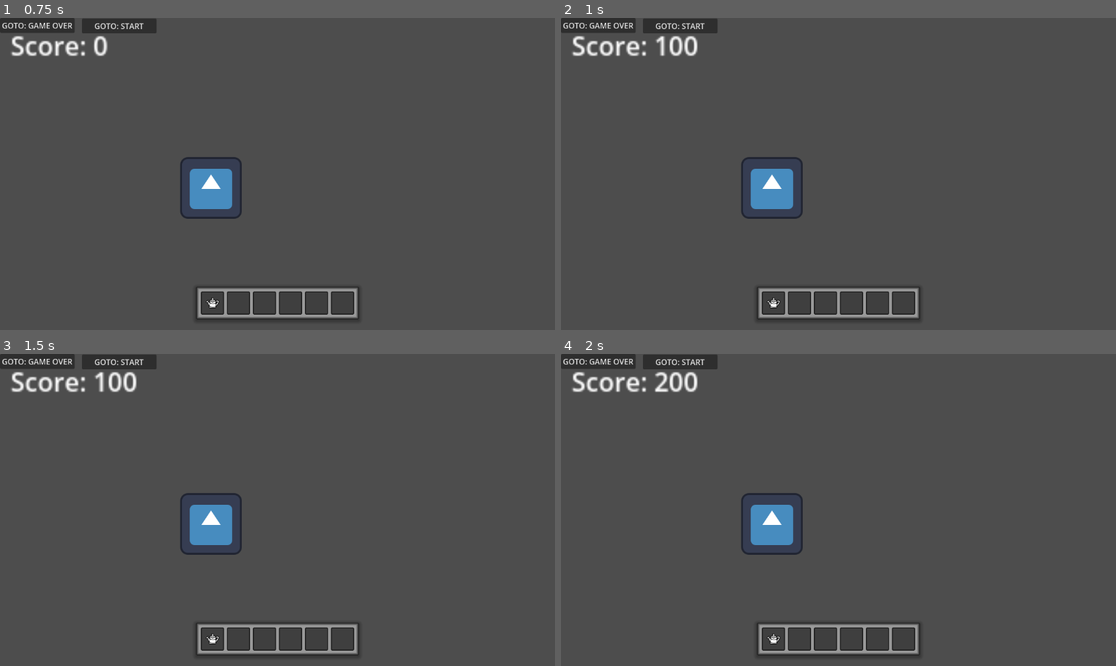
Above: before the commit, frames 1-4 (two rows, left to right).
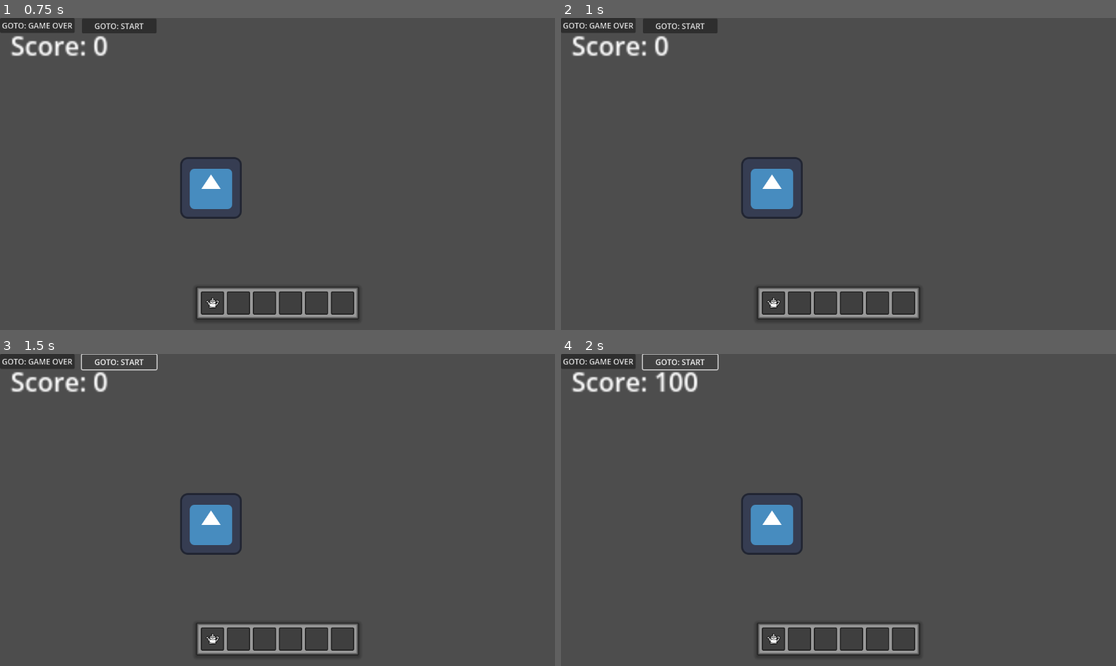
Above: after the commit, the same moments.

Repository: arget4me/cosyville
Game: Godot game, scene res://Scenes/main_scene.tscn
Same seed, same stepped clock (60 frames per second), same inputs: the game is played once before the commit and once after it. The engine's default icon, where the game draws it, is replaced by a stand-in: a white triangle on a blue panel in a dark square.
Inputs:
- Up to frame 1 (0.75 s): click "GOTO: PLAYING" at 0.5 s
- Up to frame 2 (1 s): no input
- Up to frame 3 (1.5 s): click "GOTO: START" at 1.25 s
- Up to frame 4 (2 s): no input

Frame 1 is identical in both runs. In frame 2, 0.3% of the frame differs, in the area x 16-25%, y 5-13%; in frame 3, 0.5%, in the area x 14-29%, y 0-13%; in frame 4, 0.2%.

Commit message:
Fix ui in scene transition

Diff:
--- a/Scenes/UI/playing_ui.tscn
+++ b/Scenes/UI/playing_ui.tscn
@@ -1,14 +1,13 @@
-[gd_scene load_steps=2 format=3 uid="uid://b1gpy04tcikkv"]
+[gd_scene load_steps=2 format=3 uid="uid://iieqqrtyc0b1"]
 
-[ext_resource type="PackedScene" uid="uid://bopgndiinr47l" path="res://Scenes/UI/goto_state_button.tscn" id="1_bwqvq"]
+[ext_resource type="PackedScene" path="res://Scenes/UI/goto_state_button.tscn" id="1_bwqvq"]
 
 [node name="PlayingUi" type="Control"]
 layout_mode = 3
-anchors_preset = 15
-anchor_right = 1.0
-anchor_bottom = 1.0
-grow_horizontal = 2
-grow_vertical = 2
+anchor_right = 0.282
+anchor_bottom = 0.052
+offset_right = -324.864
+offset_bottom = -33.696
 
 [node name="GotoStateButton2" parent="." instance=ExtResource("1_bwqvq")]
 layout_mode = 0
--- a/Scenes/cosy_village_clicking_example.tscn
+++ b/Scenes/cosy_village_clicking_example.tscn
@@ -1,6 +1,5 @@
-[gd_scene load_steps=4 format=3 uid="uid://biwreh4pxnlfm"]
+[gd_scene load_steps=3 format=3 uid="uid://biwreh4pxnlfm"]
 
-[ext_resource type="PackedScene" uid="uid://hotmtqqtnl8k" path="res://Scenes/UI/hud.tscn" id="1_skgd2"]
 [ext_resource type="Texture2D" uid="uid://opqyabh6tg2e" path="res://icon.svg" id="2_1fpkn"]
 [ext_resource type="PackedScene" uid="uid://cbycy8bbyocpe" path="res://Scenes/Clicking/clickable.tscn" id="3_v8xti"]
 
@@ -12,7 +11,3 @@
 
 [node name="Clickable" parent="Village" instance=ExtResource("3_v8xti")]
 scale = Vector2(2.09422, 2.11328)
-
-[node name="CanvasLayer" type="CanvasLayer" parent="."]
-
-[node name="HUD" parent="CanvasLayer" instance=ExtResource("1_skgd2")]
--- a/Scenes/main_scene.tscn
+++ b/Scenes/main_scene.tscn
@@ -7,6 +7,6 @@
 ui_base_node = NodePath("UI")
 game_world_base_node = NodePath("World")
 
-[node name="UI" type="Node" parent="."]
+[node name="UI" type="CanvasLayer" parent="."]
 
 [node name="World" type="Node" parent="."]
--- a/Scripts/SceneManagement/scene_manager.gd
+++ b/Scripts/SceneManagement/scene_manager.gd
@@ -14,18 +14,24 @@
 	ui_base_node.add_child(start_ui)
 	GameManager.on_game_state_changed.connect(_game_state_changed)
 
+func destroy_playing_hud():
+	playing_ui.queue_free()
+	playing_hud.queue_free()
+
 #do scene spawning and despawning in the UI and world nodes
 func _game_state_changed(state: GameManager.game_state) -> void:
 	match state:
 		GameManager.game_state.PLAYING:
 			start_ui.queue_free()
 			playing_ui = preload("res://Scenes/UI/playing_ui.tscn").instantiate()
+			playing_hud = preload("res://Scenes/UI/hud.tscn").instantiate()
 			playing_game_world = preload("res://Scenes/World/Village.tscn").instantiate()
+			ui_base_node.add_child(playing_hud)
 			ui_base_node.add_child(playing_ui)
 			game_world_base_node.add_child(playing_game_world)
 			pass
 		GameManager.game_state.START:
-			playing_ui.queue_free()
+			destroy_playing_hud()
 			playing_game_world.queue_free()
 			start_ui = preload("res://Scenes/UI/start_ui.tscn").instantiate()
 			ui_base_node.add_child(start_ui)
--- a/Scripts/Singletons/clicking_manager.gd
+++ b/Scripts/Singletons/clicking_manager.gd
@@ -4,14 +4,23 @@
 
 var score = 0
 var score_per_second = 100
+var timer : Timer
 
 func _ready():
-	var timer := Timer.new()
+	timer = Timer.new()
 	timer.wait_time = 1.0
 	timer.one_shot = false
 	timer.timeout.connect(add_score_per_second)
 	add_child(timer)
-	timer.start()
+	GameManager.on_game_state_changed.connect(_reset_score)
+
+func _reset_score(state : GameManager.game_state):
+	if state == GameManager.game_state.PLAYING:
+		timer.start()
+		score = 0
+		on_score_update.emit(score)
+	else:
+		timer.stop()
 
 func add_score_per_second():
 	add_score(score_per_second)
Not shown: 1 places in Scenes/main_scene.tscn that only renumber resources
